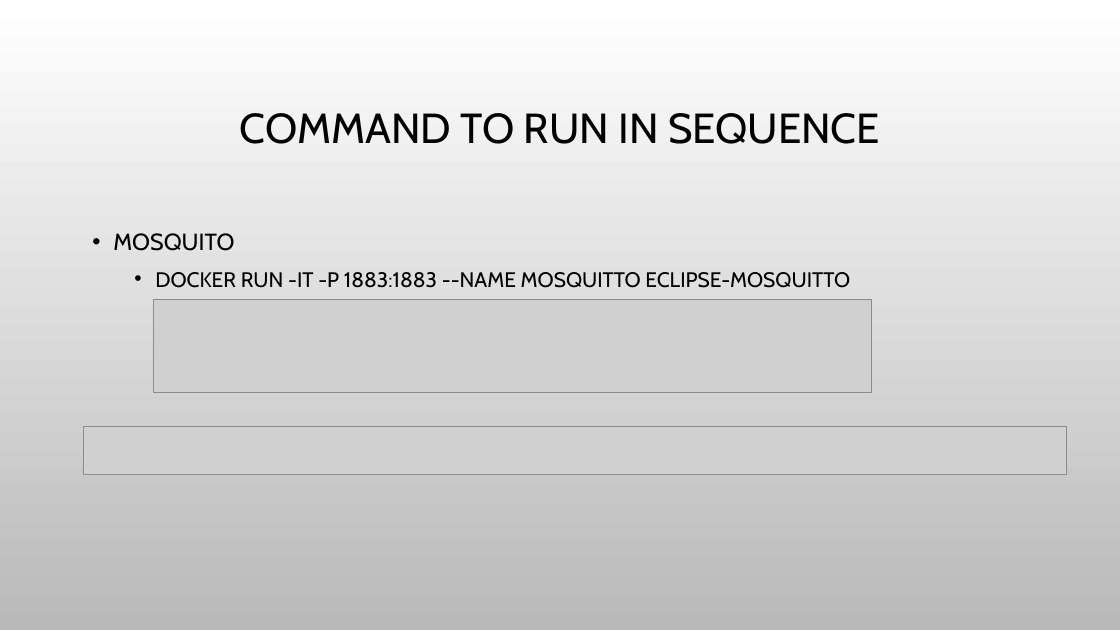
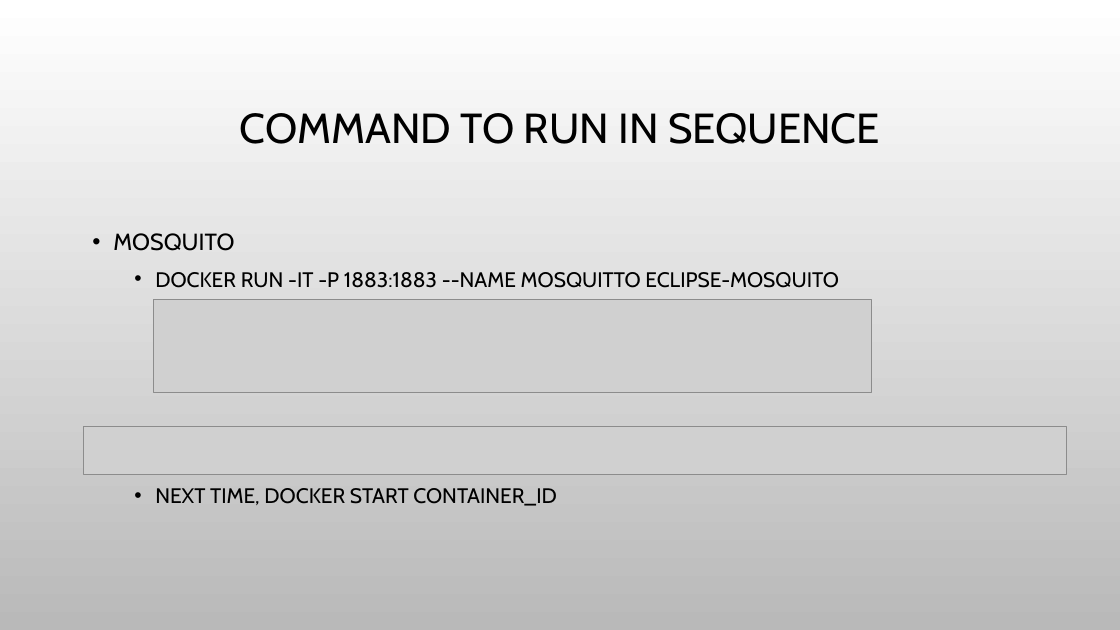
Before and after one commit to haixiang1977/iris, a slide deck: slide 5 of Docker architect.pptx. Drawn at 1120x630 pixels with LibreOffice and Linux fonts; fonts in the diff are those of the drawing; grey boxes stand for pictures; background and template pictures are left out. Boxes give left, top, right and bottom in pixels: in the first picture for what was removed or moved away, otherwise in the second. Text is boxed around its words. In the diff, an @@ line names an element or a change of style, - is before the commit and + after.

Commit message:
Update docker architect document

```diff
--- a/Docker architect.pptx
+++ b/Docker architect.pptx
@@ text at [155,272,839,506]: text changed @@
-  • DOCKER RUN -IT -P 1883:1883 --NAME MOSQUITTO ECLIPSE-MOSQUITTO
+  • DOCKER RUN -IT -P 1883:1883 --NAME MOSQUITTO ECLIPSE-MOSQUITO
+  • NEXT TIME, DOCKER START CONTAINER_ID
```
Also in this commit, not shown: 1 other slide changed, 1 slide added.
